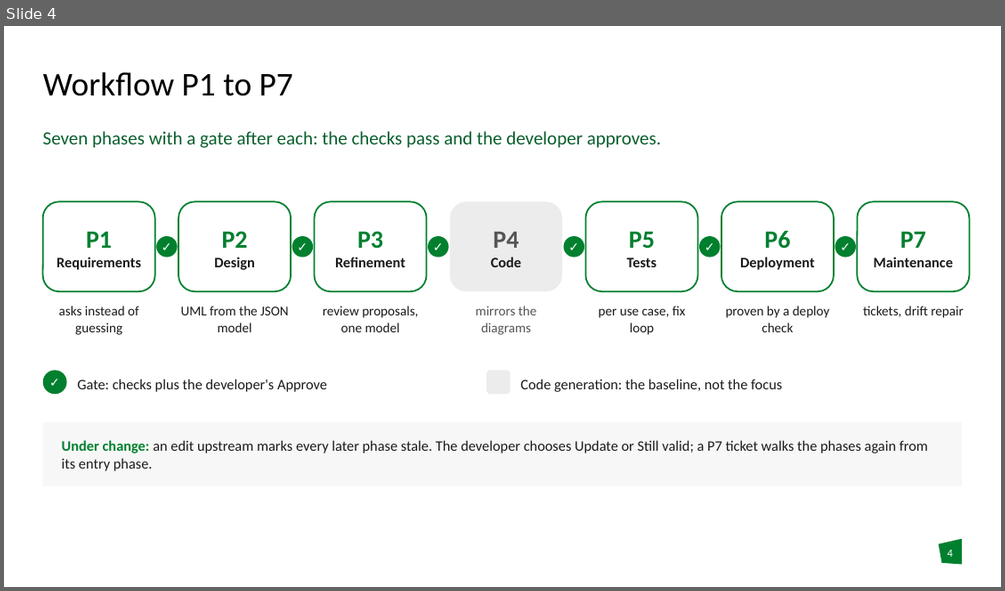
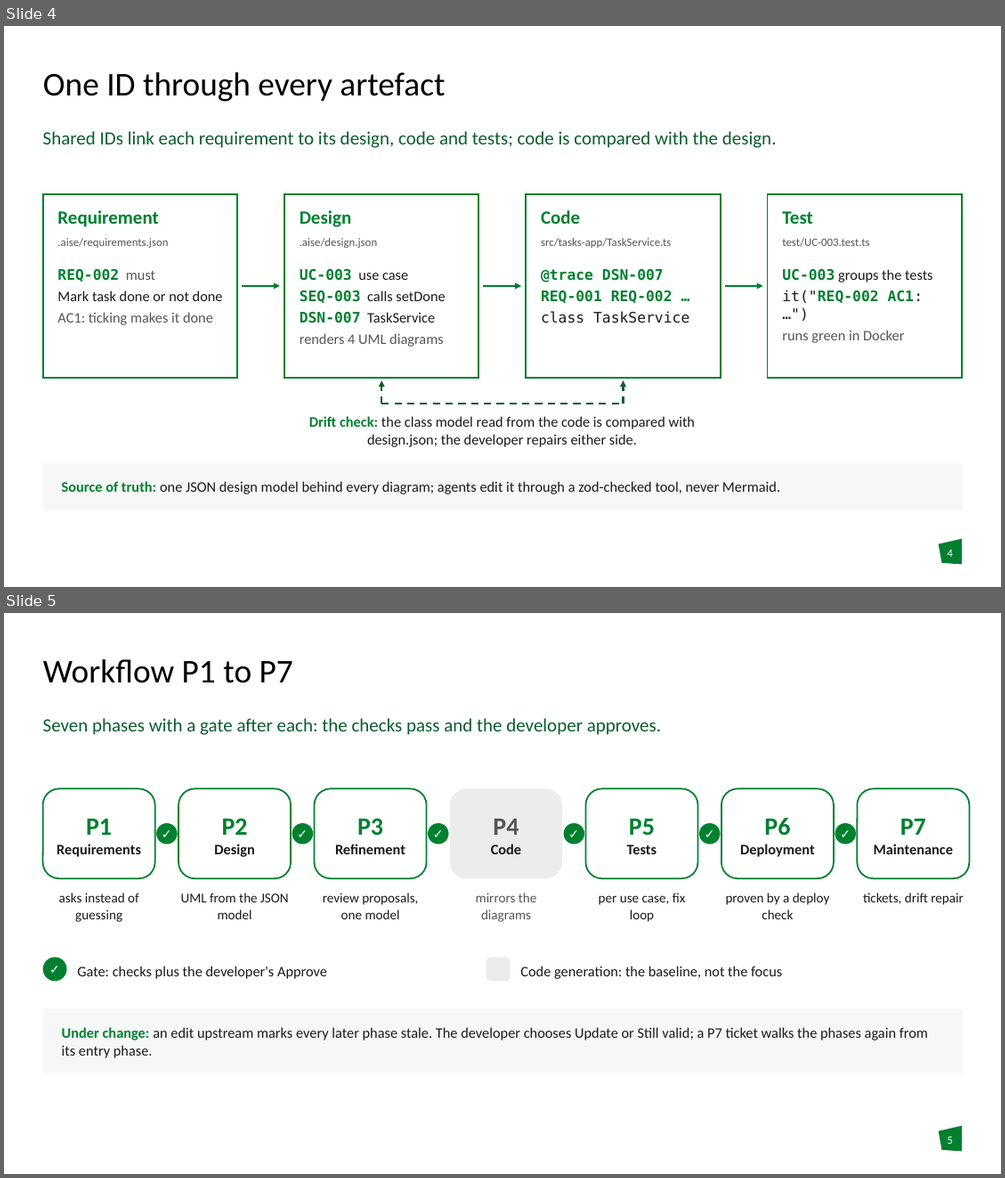
Before and after one commit to Benjam1nP/AISE, a slide deck: presentation/AISE-presentation.pptx. Shown one above the other, each under a label of ours: slide 4 before the commit, slides 4 and 5 after it. The pictures are 1005x591 and 1005x1178 pixels, drawn with LibreOffice and Linux fonts; fonts in the diff are those of the drawing; background and template pictures are left out. Boxes give left, top, right and bottom in pixels: in the first picture for what was removed or moved away, otherwise in the second. Text is boxed around its words. In the diff, an @@ line names an element or a change of style, - is before the commit and + after.

```diff
--- a/presentation/AISE-presentation.pptx
+++ b/presentation/AISE-presentation.pptx
@@ slide 4 added at (x1=4, y1=26, x2=1001, y2=587), background #FFFFFF; not listed: 1 template element that a slide beside it also shows @@
@@ title added at (x1=43, y1=72, x2=445, y2=102), 32 pt, text #000000 @@
+One ID through every artefact
@@ text added at (x1=43, y1=131, x2=777, y2=148), 18 pt, text #0A5F2D @@
+Shared IDs link each requirement to its design, code and tests; code is compared with the design.
@@ rectangle added at (x1=43, y1=194, x2=237, y2=378), fill #FFFFFF, outline #00802F 1.5 pt @@
@@ text added at (x1=57, y1=210, x2=158, y2=227), 18 pt, text #00802F, bold @@
+Requirement
@@ rectangle added at (x1=284, y1=194, x2=479, y2=378), fill #FFFFFF, outline #00802F 1.5 pt @@
@@ text added at (x1=299, y1=210, x2=352, y2=227), 18 pt, text #00802F, bold @@
+Design
@@ rectangle added at (x1=526, y1=194, x2=720, y2=378), fill #FFFFFF, outline #00802F 1.5 pt @@
@@ text added at (x1=541, y1=210, x2=580, y2=224), 18 pt, text #00802F, bold @@
+Code
@@ rectangle added at (x1=768, y1=194, x2=962, y2=378), fill #FFFFFF, outline #00802F 1.5 pt @@
@@ text added at (x1=782, y1=211, x2=813, y2=224), 18 pt, text #00802F, bold @@
+Test
@@ text added at (x1=57, y1=238, x2=168, y2=248), 11 pt, text #555555 @@
+.aise/requirements.json
@@ text added at (x1=299, y1=238, x2=378, y2=248), 11 pt, text #555555 @@
+.aise/design.json
@@ text added at (x1=541, y1=238, x2=671, y2=248), 11 pt, text #555555 @@
+src/tasks-app/TaskService.ts
@@ text added at (x1=782, y1=238, x2=869, y2=247), 11 pt, text #555555 @@
+test/UC-003.test.ts
@@ text added at (x1=57, y1=269, x2=223, y2=325), 14 pt, text #555555 @@
+REQ-002 must
+Mark task done or not done
+AC1: ticking makes it done
@@ arrow added from (242, 286) to (280, 286), #00802F 2 pt @@
@@ text added at (x1=299, y1=269, x2=445, y2=346), 14 pt, text #1A1A1A @@
+UC-003 use case
+SEQ-003 calls setDone
+DSN-007 TaskService
+renders 4 UML diagrams
@@ arrow added from (484, 286) to (521, 286), #00802F 2 pt @@
@@ text added at (x1=541, y1=269, x2=689, y2=323), 14 pt, text #00802F, bold @@
+@trace DSN-007
+REQ-001 REQ-002 …
+class TaskService
@@ arrow added from (725, 286) to (763, 286), #00802F 2 pt @@
@@ text added at (x1=782, y1=269, x2=933, y2=343), 14 pt, text #1A1A1A @@
+UC-003 groups the tests
+it("REQ-002 AC1: …")
+runs green in Docker
@@ arrow added from (381, 403) to (381, 380), #0A5F2D 1.75 pt dashed @@
@@ arrow added from (623, 403) to (623, 380), #0A5F2D 1.75 pt dashed @@
@@ text added at (x1=309, y1=416, x2=696, y2=447), 14 pt, text #1A1A1A @@
+Drift check: the class model read from the code is compared with design.json; the developer repairs either side.
@@ line added from (381, 403) to (623, 403), #0A5F2D 1.75 pt dashed @@
@@ rectangle added at (x1=43, y1=464, x2=962, y2=510), fill #F7F7F7, 14 pt, text #1A1A1A @@
+Source of truth: one JSON design model behind every diagram; agents edit it through a zod-checked tool, never Mermaid.
@@ page number added at (x1=947, y1=549, x2=953, y2=556), 10.7 pt, text #FFFFFF @@
+4
@@ what was slide 4 is now slide 5 @@
@@ page number at (x1=947, y1=1136, x2=953, y2=1143): text changed @@
-4
+5
```
Also in this commit, not shown: 2 slides changed, 2 other files.
